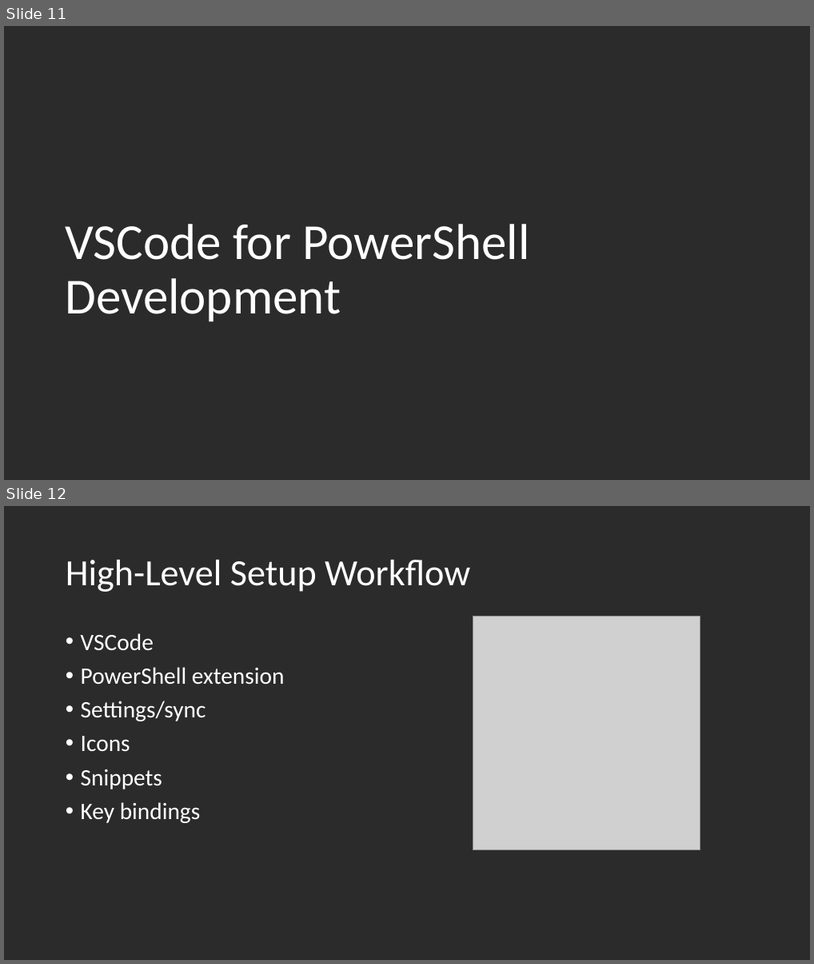
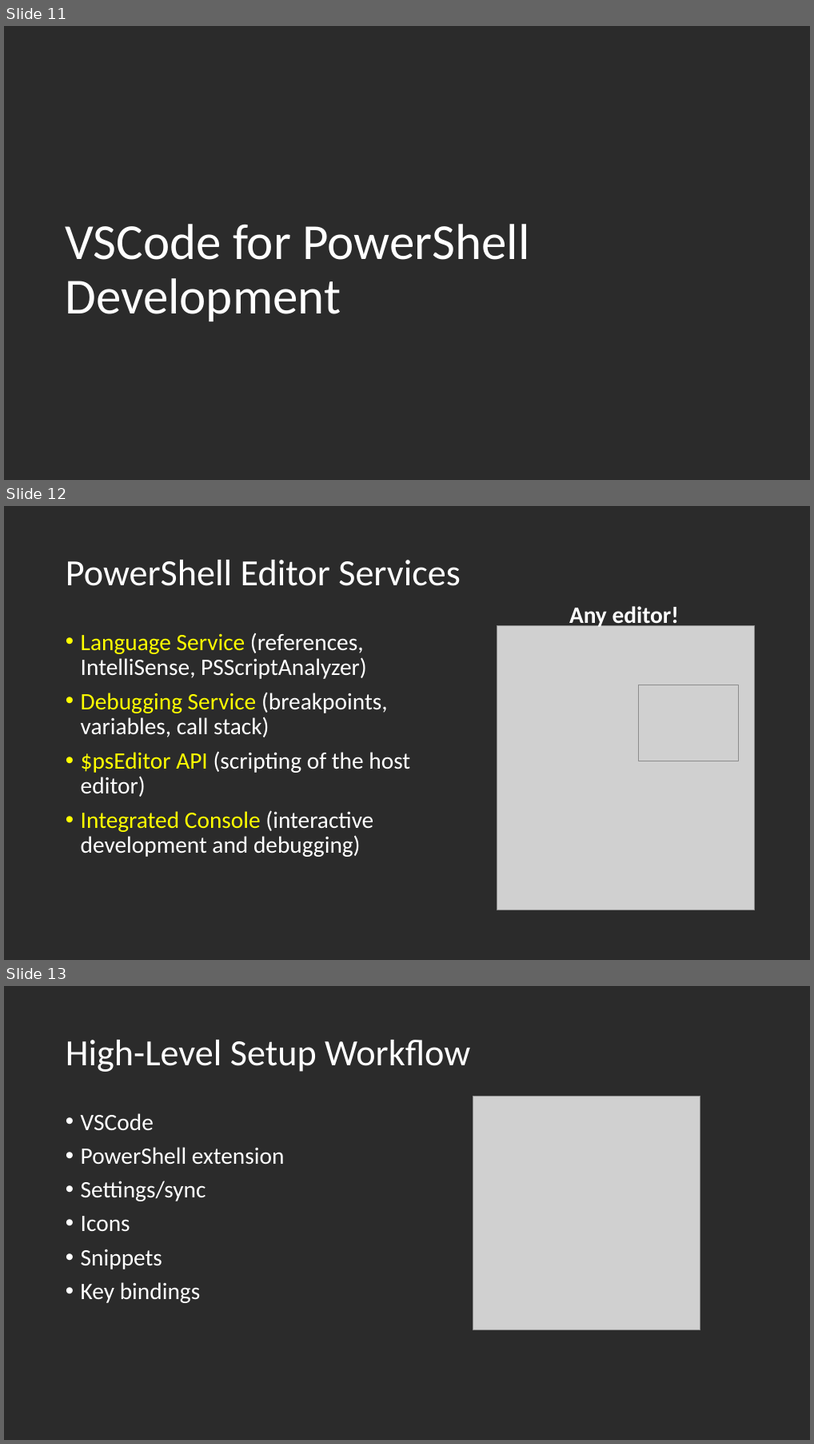
Before and after one commit to timothywarner/summer2019, a slide deck: warner-techorama-vscode.pptx. Shown one above the other, each under a label of ours: slides 11 and 12 before the commit, slides 11, 12 and 13 after it. The pictures are 814x964 and 814x1444 pixels, drawn with LibreOffice and Linux fonts; fonts in the diff are those of the drawing; grey boxes stand for pictures; background and template pictures are left out; a plain dark background stands for a picture behind light text. Boxes give left, top, right and bottom in pixels: in the first picture for what was removed or moved away, otherwise in the second. Text is boxed around its words. In the diff, an @@ line names an element or a change of style, - is before the commit and + after.

Commit message:
Continue honing presentation

```diff
--- a/warner-techorama-vscode.pptx
+++ b/warner-techorama-vscode.pptx
@@ slide 12 added at (4,506,810,960), background picture (left out) @@
@@ title added at (66,560,461,586), 44 pt, text #FFFFFF @@
+PowerShell Editor Services
@@ text added at (570,606,679,629), 28 pt, text #FFFFFF, bold @@
+Any editor!
@@ text added at (81,632,410,856), 28 pt, text #FFFFFF @@
+• Language Service (references, IntelliSense, PSScriptAnalyzer)
+• Debugging Service (breakpoints, variables, call stack)
+• $psEditor API (scripting of the host editor)
+• Integrated Console (interactive development and debugging)
@@ picture added at (498,626,755,909) @@
@@ picture added at (639,684,739,760) @@
@@ what was slide 12 is now slide 13 @@
```
Also in this commit, not shown: 1 other file.
